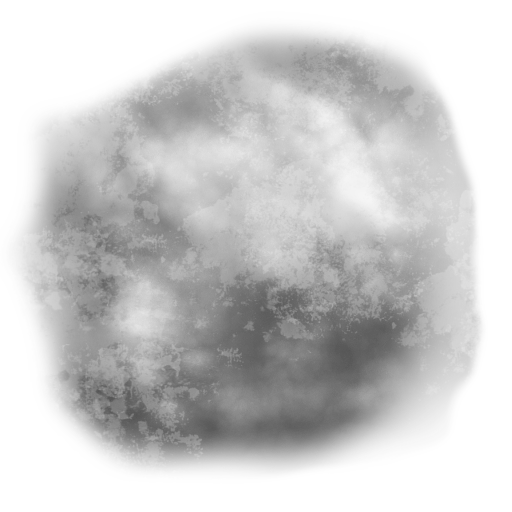
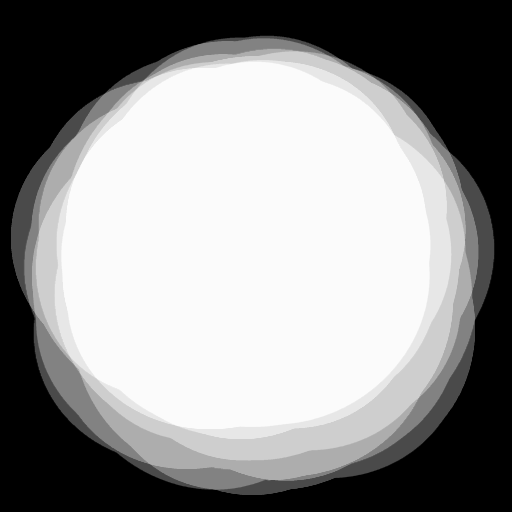
Revision of a layered 512×512 image; what changed, layer by layer:
added layer "bg #1" above "Smoke.psd" over (11, 35, 495, 495)
hid "Smoke.psd" over (0, 11, 488, 484)
added layer "bg" over (0, 0, 512, 512)
